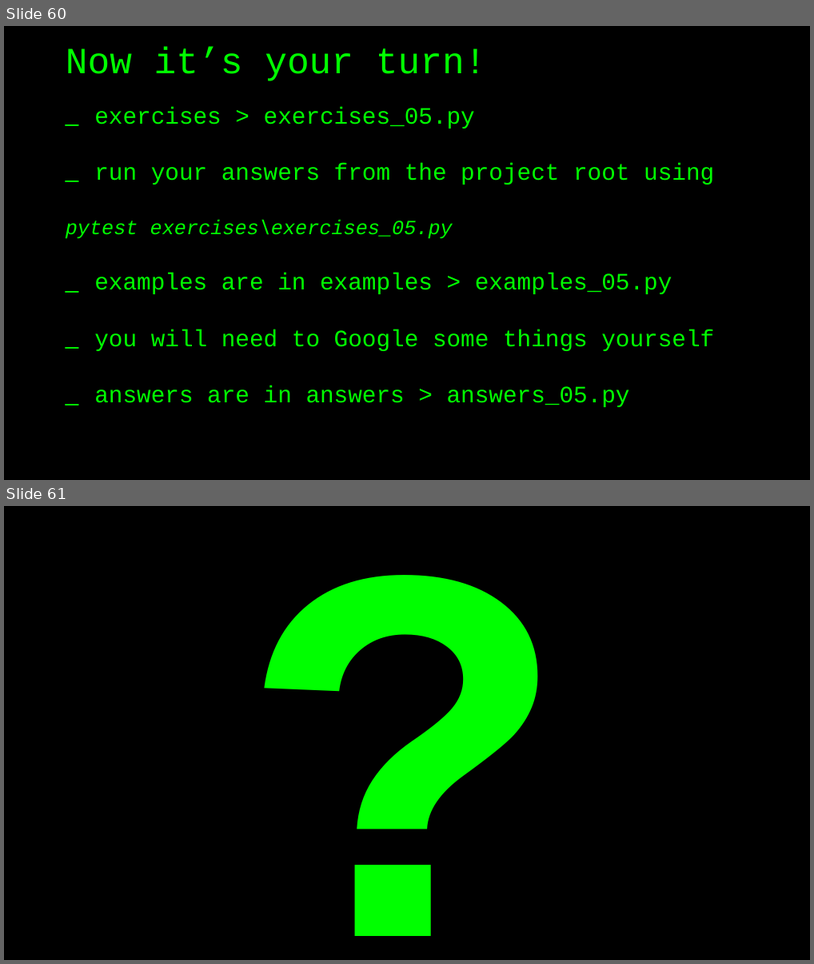
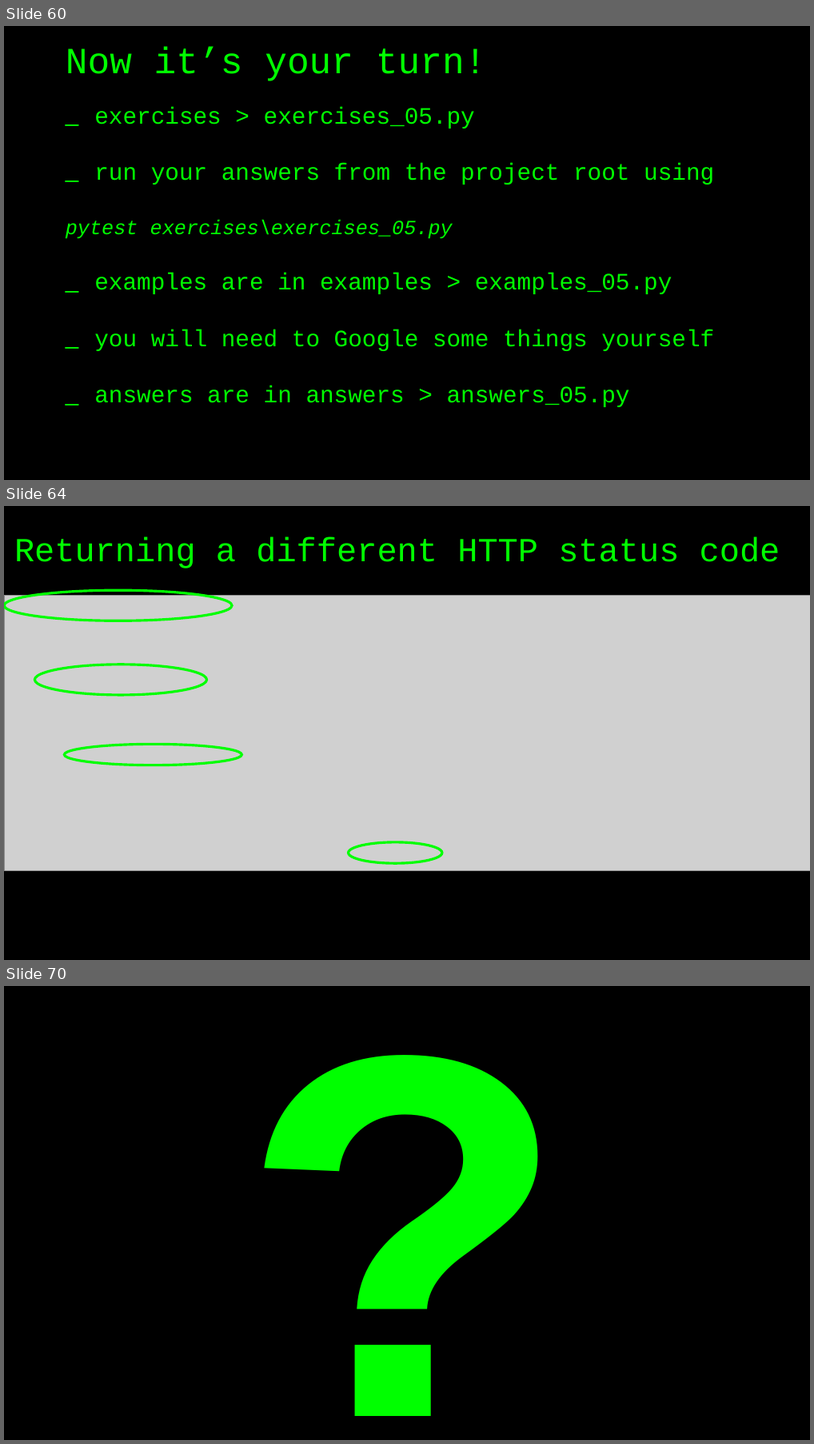
Before and after one commit to basdijkstra/requests-workshop, a slide deck: python-requests-workshop.pptx. Shown one above the other, each under a label of ours: slides 60 and 61 before the commit, slides 60, 64 and 70 after it; the slides between them are not shown. The pictures are 814x964 and 814x1444 pixels, drawn with LibreOffice and Linux fonts; fonts in the diff are those of the drawing; grey boxes stand for pictures. Boxes give left, top, right and bottom in pixels: in the first picture for what was removed or moved away, otherwise in the second. Text is boxed around its words. In the diff, an @@ line names an element or a change of style, - is before the commit and + after.

```diff
--- a/python-requests-workshop.pptx
+++ b/python-requests-workshop.pptx
@@ slide 64 added at (4,506,810,960), background #000000 @@
@@ title added at (14,536,781,568), 40 pt, text #00FF00 @@
+Returning a different HTTP status code
@@ picture added at (4,596,810,870) @@
@@ ellipse added at (4,590,232,620), outline #00FF00 3 pt @@
@@ ellipse added at (35,664,207,695), outline #00FF00 3 pt @@
@@ ellipse added at (65,744,242,765), outline #00FF00 3 pt @@
@@ ellipse added at (349,842,442,863), outline #00FF00 3 pt @@
@@ what was slide 61 is now slide 70 @@
```
Also in this commit, not shown: 8 other slides added, 6 other files.
